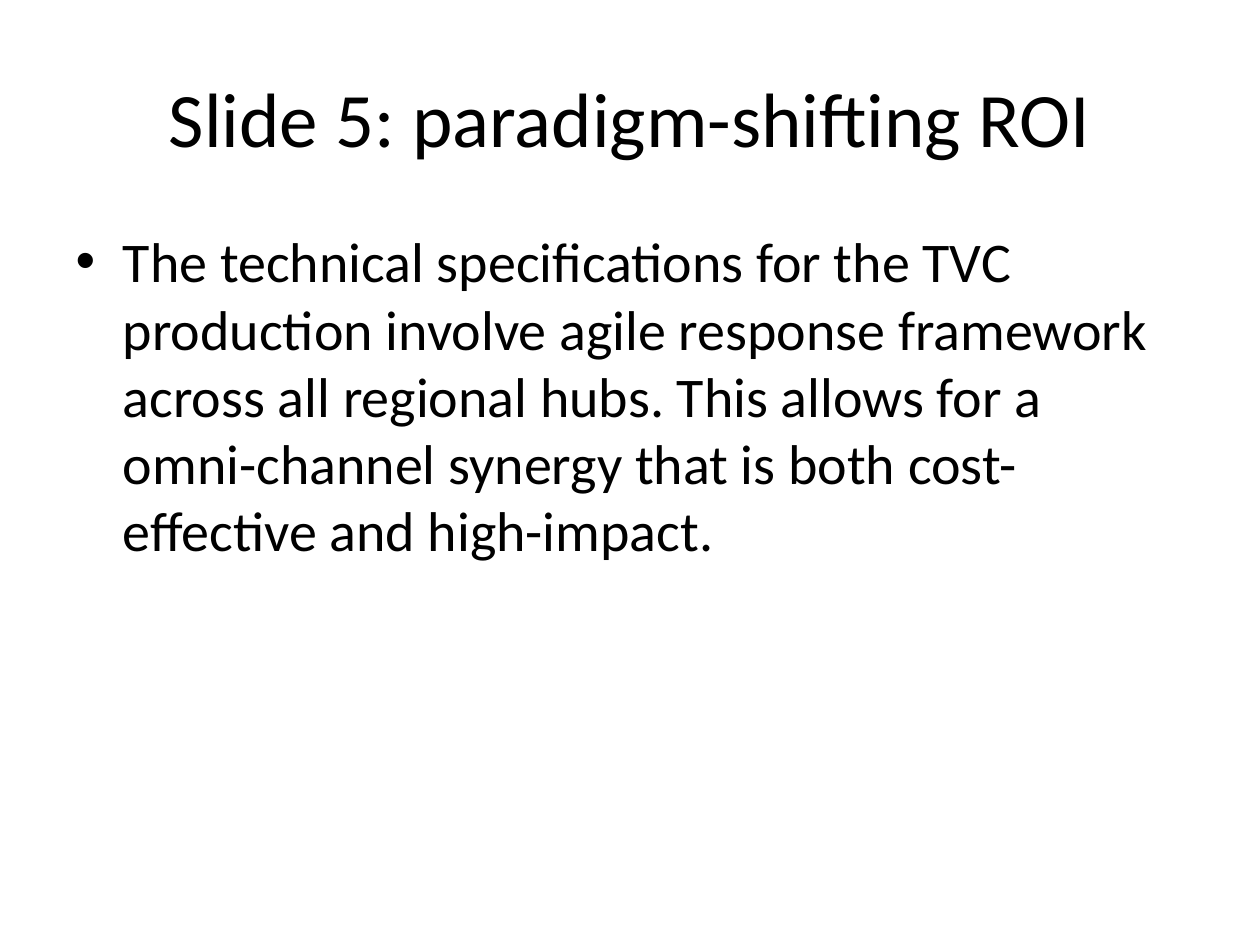
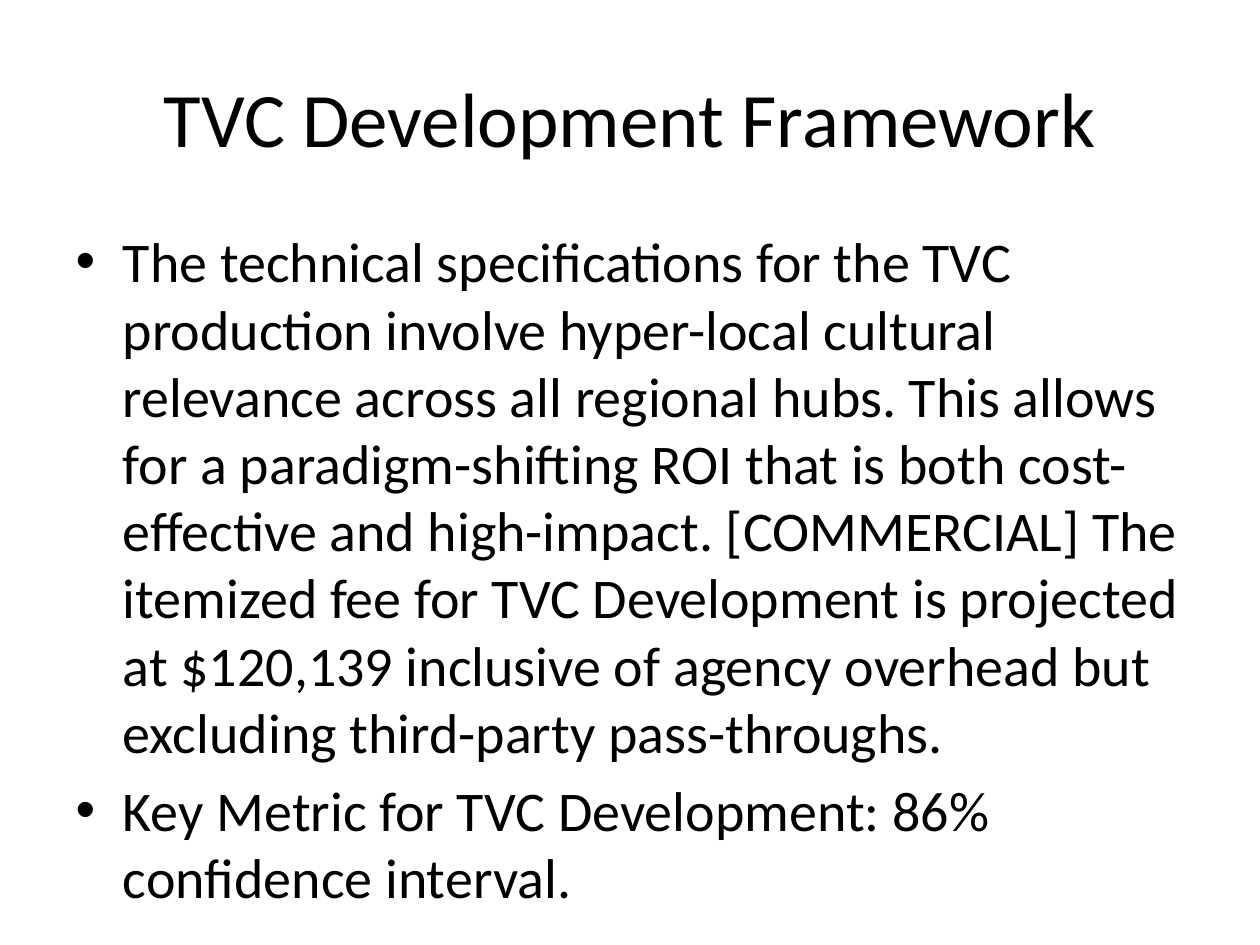
Before and after one commit to Abhilash76/aerchain-procurement, a slide deck: slide 3 of Vendor documents/Global_Marketing_Deck.pptx (slide 6 before the commit). Drawn at 1260x945 pixels with LibreOffice and Linux fonts; fonts in the diff are those of the drawing. Boxes give left, top, right and bottom in pixels: in the first picture for what was removed or moved away, otherwise in the second. Text is boxed around its words. In the diff, an @@ line names an element or a change of style, - is before the commit and + after.

```diff
--- a/Vendor documents/Global_Marketing_Deck.pptx
+++ b/Vendor documents/Global_Marketing_Deck.pptx
@@ title at [164,93,1095,160]: text changed @@
-Slide 5: paradigm-shifting ROI
+TVC Development Framework
@@ text at [123,243,1178,840]: text changed @@
-• The technical specifications for the TVC production involve agile response framework across all regional hubs. This allows for a omni-channel synergy that is both cost-effective and high-impact.
+• The technical specifications for the TVC production involve hyper-local cultural relevance across all regional hubs. This allows for a paradigm-shifting ROI that is both cost-effective and high-impact. [COMMERCIAL] The itemized fee for TVC Development is projected at $120,139 inclusive of agency overhead but excluding third-party pass-throughs.
+• Key Metric for TVC Development: 86% confidence interval.
```
Also in this commit, not shown: 6 other slides changed, 1 slide added, 34 slides removed, 7 other files.
